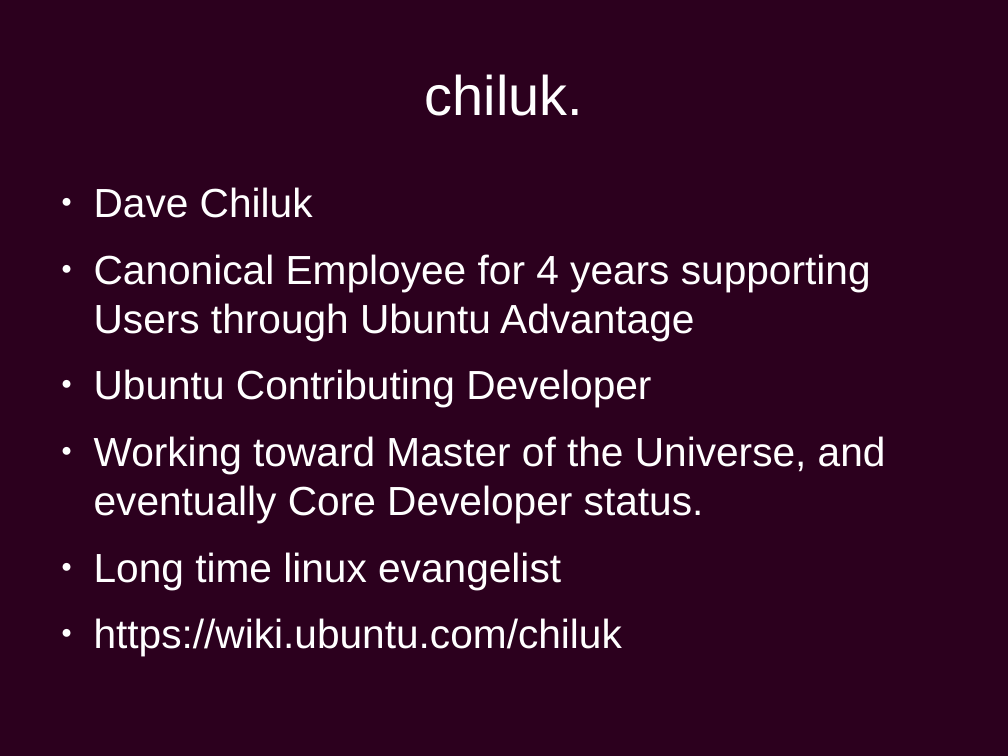
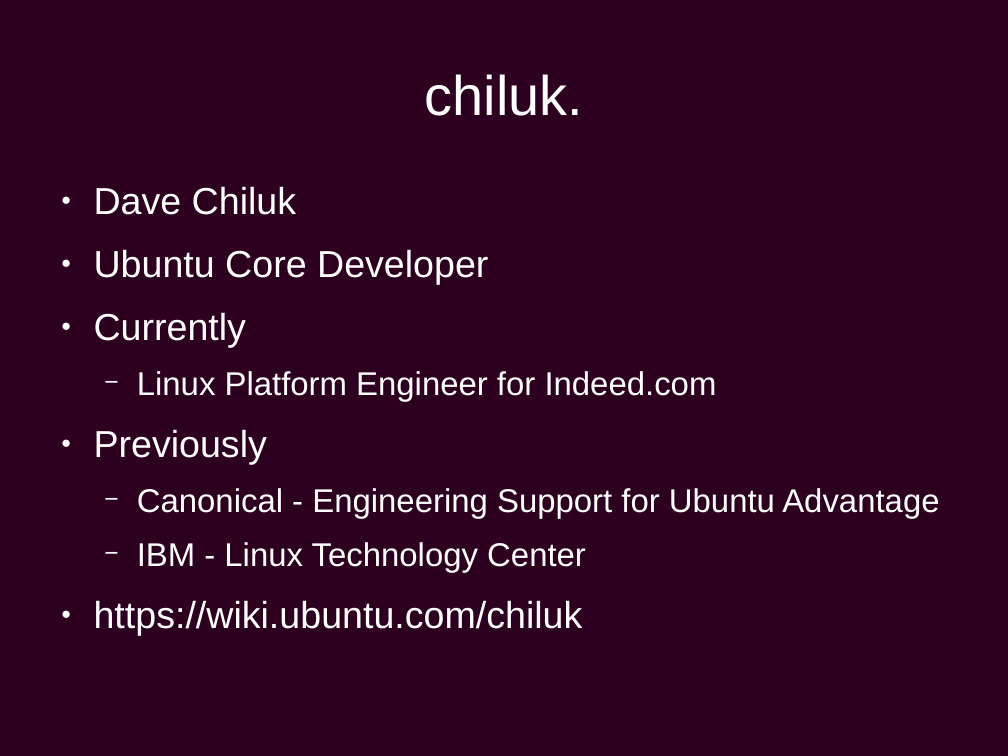
Before and after one commit to chiluk/presentations, a slide deck: slide 2 of Ubuntu Development.odp (slide 3 before the commit). Drawn at 1008x756 pixels with LibreOffice and Linux fonts; fonts in the diff are those of the drawing; background and template pictures are left out. Boxes give left, top, right and bottom in pixels: in the first picture for what was removed or moved away, otherwise in the second. Text is boxed around its words. In the diff, an @@ line names an element or a change of style, - is before the commit and + after.

```diff
--- a/Ubuntu Development.odp
+++ b/Ubuntu Development.odp
@@ text at (94,186,583,635): size 32 to 29.6 pt in "Dave Chiluk", "https://wiki.ubuntu.com/chiluk" @@
@@ text at (94,249,939,572): text changed; size 32 to 25.9 pt @@
-● Canonical Employee for 4 years supporting Users through Ubuntu Advantage
-● Ubuntu Contributing Developer
-● Working toward Master of the Universe, and eventually Core Developer status.
-● Long time linux evangelist
+● Ubuntu Core Developer
+● Currently
+  − Linux Platform Engineer for Indeed.com
+● Previously
+  − Canonical - Engineering Support for Ubuntu Advantage
+  − IBM - Linux Technology Center
```
Also in this commit, not shown: 23 other slides changed, 5 slides added.
